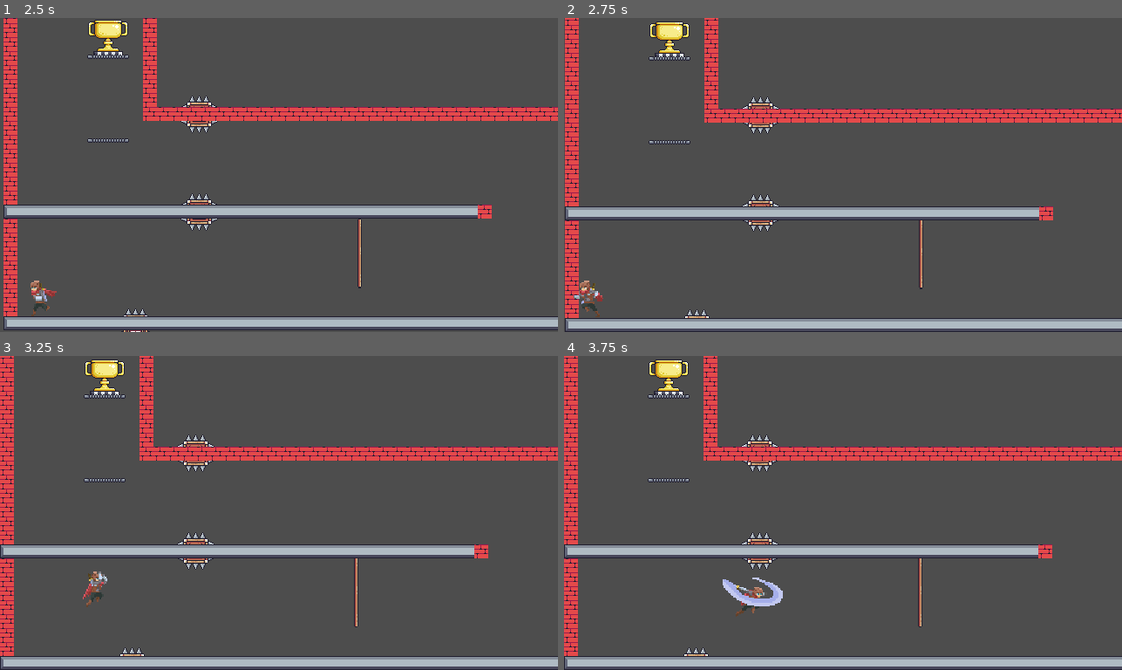
Above: before the commit, frames 1-4 (two rows, left to right).
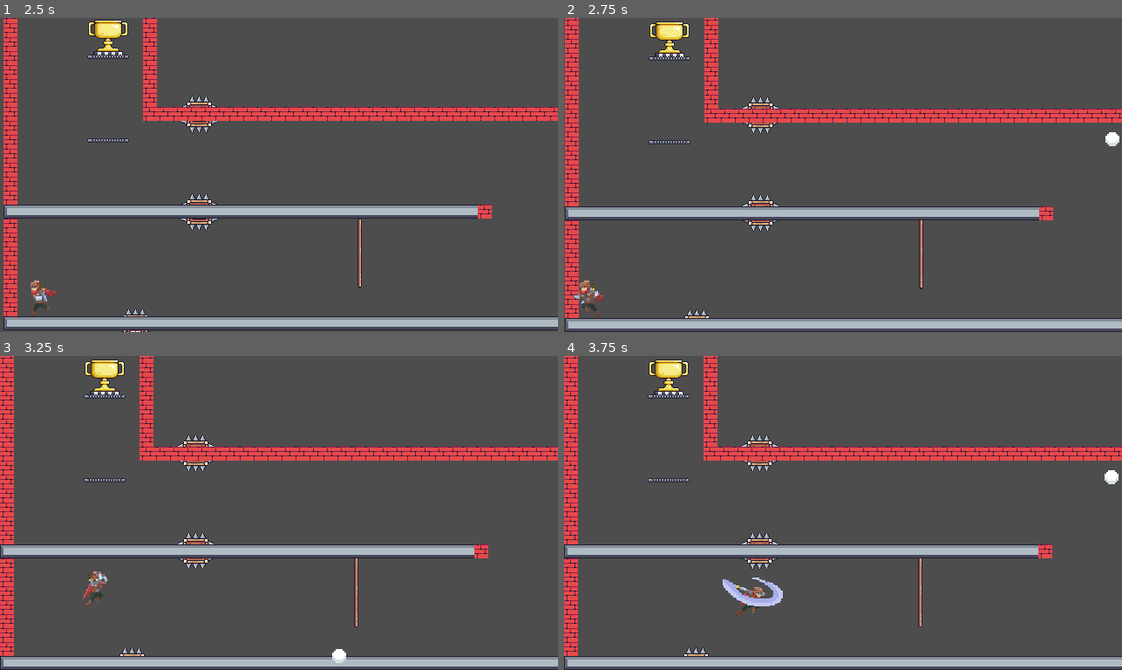
Above: after the commit, the same moments.

Repository: DeVelox/Niro
Game: Godot game, scene res://main.tscn
The game is run twice, just before and just after one commit, with the same random seed, the same clock (stepped at 60 frames per second) and the same inputs.
Inputs:
- Up to frame 1 (2.5 s): hold S (crouch) 0.53-1.28 s; hold D (right) 0.53-2.03 s; tap Space (dedicated_jump) at 0.77, 1.52 s; tap Shift (dash) at 1.35 s; hold A (left) from 2.03 s (still down); tap F (interact) at 2.1 s
- Up to frame 2 (2.75 s): keep holding A (left)
- Up to frame 3 (3.25 s): release A (left) at 2.78 s; hold D (right) from 2.78 s (still down); tap S (crouch) at 2.85 s; tap Space (dedicated_jump) at 3.02 s
- Up to frame 4 (3.75 s): keep holding D (right); tap Shift (dash) at 3.6 s

Frame 1 is identical in both runs. In frame 2, less than 0.1% of the frame differs, in the area x 97-100%, y 36-41%; in frame 3, less than 0.1%; in frame 4, less than 0.1%.

Commit message:
Added a bullet spawner

Diff:
--- a/levels/lukas/Level1.tscn
+++ b/levels/lukas/Level1.tscn
@@ -6,6 +6,7 @@
 [ext_resource type="PackedScene" uid="uid://88mqupj5ekgp" path="res://templates/level_switcher.tscn" id="4_eaweb"]
 [ext_resource type="PackedScene" uid="uid://bf8vfl1pp2oct" path="res://templates/platform_thin.tscn" id="5_040r7"]
 [ext_resource type="PackedScene" uid="uid://lnpjdxepd4ie" path="res://templates/rope_climb.tscn" id="6_rr3m4"]
+[ext_resource type="PackedScene" uid="uid://xb2j8y63c4j8" path="res://templates/bullet_spawner.tscn" id="7_puxd5"]
 
 [node name="Level" type="Node2D"]
 script = ExtResource("1_7v4ea")
@@ -36,3 +37,6 @@
 [node name="Tilemap" parent="." instance=ExtResource("2_28buv")]
 position = Vector2(0, 8)
 layer_0/tile_data = PackedInt32Array(40, 1179648, 5, 65576, 1179648, 5, 131112, 1179648, 5, 196648, 1179648, 5, 262184, …(3260 unchanged characters)…
+
+[node name="BulletSpawner" parent="." instance=ExtResource("7_puxd5")]
+position = Vector2(628, 150)
--- a/player/player.gd
+++ b/player/player.gd
@@ -1,4 +1,4 @@
-extends CharacterBody2D
+class_name Player extends CharacterBody2D
 
 const SPEED = 200.0
 const AIR_SPEED_MULTI = 0.75
--- /dev/null
+++ b/templates/bullet.gd
@@ -0,0 +1,23 @@
+class_name Bullet extends RigidBody2D
+
+var direction := Vector2.ZERO
+
+
+# Called when the node enters the scene tree for the first time.
+func _ready() -> void:
+	pass  # Replace with function body.
+
+
+# Called every frame. 'delta' is the elapsed time since the previous frame.
+func _physics_process(delta: float) -> void:
+	move_and_collide(direction * delta)
+
+
+func _on_body_entered(body: Player) -> void:
+	if body.has_method("try_recall"):
+		body.try_recall()
+		queue_free()
+
+
+func _on_visible_on_screen_notifier_2d_screen_exited() -> void:
+	queue_free()
--- /dev/null
+++ b/templates/bullet.tscn
@@ -0,0 +1,22 @@
+[gd_scene load_steps=4 format=3 uid="uid://cdb50hs4pp5a1"]
+
+[ext_resource type="Texture2D" uid="uid://b4tvj6fewpt1l" path="res://temp/bullet.png" id="1_fn8lq"]
+[ext_resource type="Script" path="res://templates/bullet.gd" id="1_j1bxu"]
+
+[sub_resource type="CircleShape2D" id="CircleShape2D_wf4kf"]
+
+[node name="Bullet" type="RigidBody2D"]
+max_contacts_reported = 1
+contact_monitor = true
+script = ExtResource("1_j1bxu")
+
+[node name="Sprite2D" type="Sprite2D" parent="."]
+scale = Vector2(2, 2)
+texture = ExtResource("1_fn8lq")
+
+[node name="CollisionShape2D" type="CollisionShape2D" parent="."]
+shape = SubResource("CircleShape2D_wf4kf")
+
+[node name="VisibleOnScreenNotifier2D" type="VisibleOnScreenNotifier2D" parent="."]
+
+[connection signal="body_entered" from="." to="." method="_on_body_entered"]
--- /dev/null
+++ b/templates/bullet_spawner.gd
@@ -0,0 +1,25 @@
+extends Node2D
+
+const BULLET = preload("res://templates/bullet.tscn")
+const BULLET_SPEED = 500
+
+@onready var timer: Timer = $Timer
+@onready var bullet_spawner: Node2D = $"."
+
+
+# Called when the node enters the scene tree for the first time.
+func _ready() -> void:
+	timer.start()
+
+
+# Called every frame. 'delta' is the elapsed time since the previous frame.
+func _process(_delta: float) -> void:
+	pass
+
+
+func _on_timer_timeout() -> void:
+	var bullet: Bullet = BULLET.instantiate()
+	var player: Player = get_node("/root/Main/Player")
+	var direction = player.global_position - bullet_spawner.global_position
+	bullet.direction = direction.normalized() * BULLET_SPEED
+	add_child(bullet)
--- /dev/null
+++ b/templates/bullet_spawner.tscn
@@ -0,0 +1,10 @@
+[gd_scene load_steps=2 format=3 uid="uid://xb2j8y63c4j8"]
+
+[ext_resource type="Script" path="res://templates/bullet_spawner.gd" id="1_lck6t"]
+
+[node name="BulletSpawner" type="Marker2D"]
+script = ExtResource("1_lck6t")
+
+[node name="Timer" type="Timer" parent="."]
+
+[connection signal="timeout" from="Timer" to="." method="_on_timer_timeout"]
--- a/templates/rock.gd
+++ b/templates/rock.gd
@@ -2,4 +2,5 @@
 
 
 func _on_area_2d_body_entered(body):
-	body.try_recall()
+	if body.has_method("try_recall"):
+		body.try_recall()
--- a/templates/spikes.gd
+++ b/templates/spikes.gd
@@ -58,4 +58,5 @@
 
 
 func _on_area_2d_body_entered(body):
-	body.try_recall()
+	if body.has_method("try_recall"):
+		body.try_recall()
Not shown: 1 places in levels/lukas/Level1.tscn that only renumber resources
Binary file added: temp/bullet.png
Not shown, added: temp/bullet.png.import
